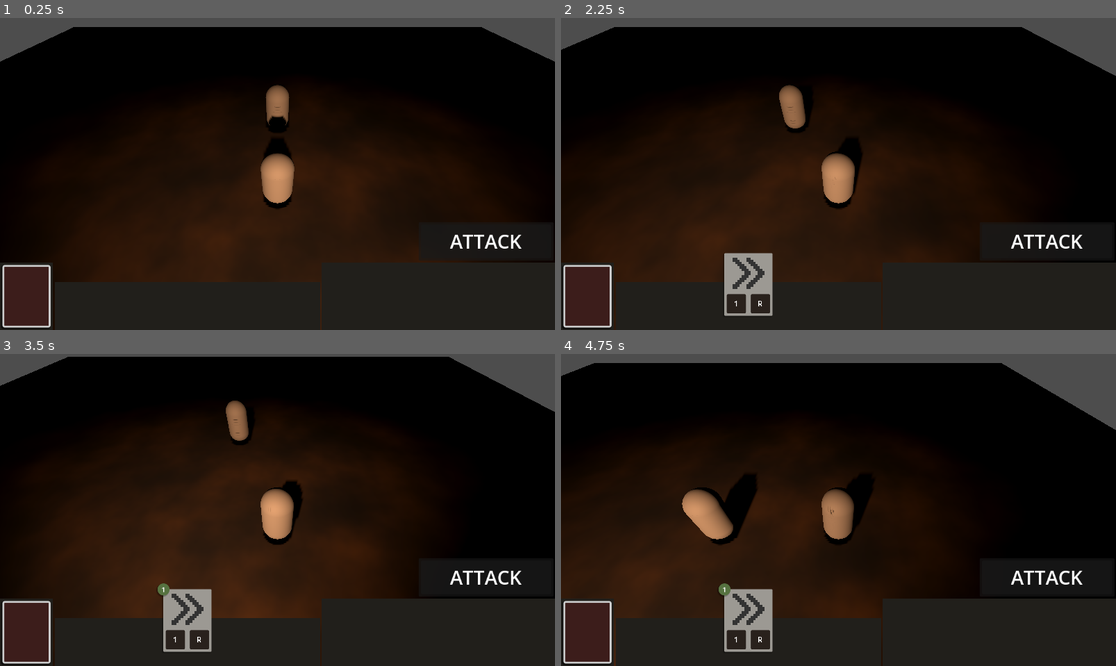
Above: before the commit, frames 1-4 (two rows, left to right).
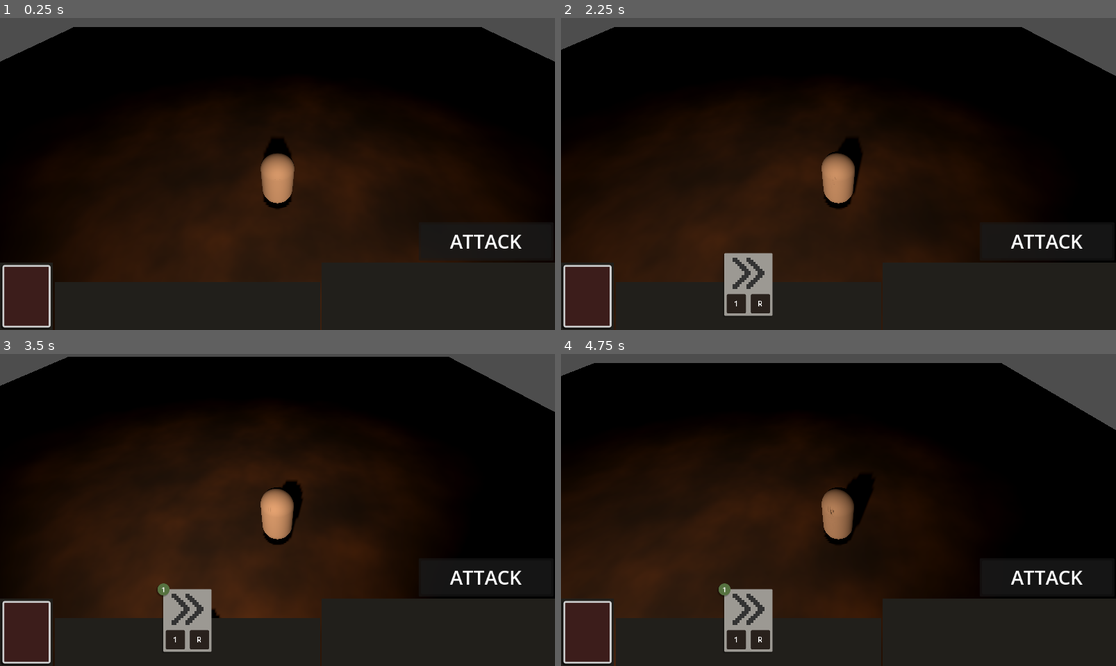
Above: after the commit, the same moments.

Repository: horsewaffle/game-off-2026
Game: Godot game, scene res://scenes/game_space.tscn
Two runs of this game, one before a commit and one after it. Both use one fixed random seed, a clock stepped at 60 frames per second and the inputs below.
Inputs (mouse positions are in pixels of both pictures, inside the frame that each line leads up to):
- Up to frame 1 (0.25 s): no input
- Up to frame 2 (2.25 s): click (588, 295) at 0.52 s; click "ATTACK" at 1.25 s; tap Enter at 2 s; move the mouse to (749, 292) at 2.02 s; hold D (MOVE_RIGHT) from 2.03 s (still down); click (749, 292) at 2.17 s
- Up to frame 3 (3.5 s): tap Space at 2.75 s; move the mouse to (166, 525) at 2.77 s; release D (MOVE_RIGHT) at 2.78 s; hold S (MOVE_DOWN) from 2.78 s (still down)
- Up to frame 4 (4.75 s): tap Enter at 3.5 s; move the mouse to (894, 441) at 3.52 s; release S (MOVE_DOWN) at 3.53 s; hold D (MOVE_RIGHT) 3.53-4.28 s; tap Space at 4.25 s; move the mouse to (810, 572) at 4.27 s; hold W (MOVE_UP) from 4.28 s (still down); click (810, 572) at 4.42 s

The runs differ from the first frame. In frame 1, 0.6% of the frame differs, in the area x 47-53%, y 21-37%; in frame 2, 0.6%; in frame 3, 0.5%; in frame 4, 1.7%, in the area x 21-36%, y 38-62%.

Commit message:
Move Enemy to PackedScene, add health bar

Diff:
--- /dev/null
+++ b/scenes/entities/enemy.tscn
@@ -0,0 +1,30 @@
+[gd_scene format=3 uid="uid://ddmjca6gc1ubb"]
+
+[ext_resource type="Script" uid="uid://kgnjrstpy2hr" path="res://scripts/enemies/enemy.gd" id="1_7p1mj"]
+[ext_resource type="Script" uid="uid://bdn4vsm6xhyes" path="res://scenes/health_bar.gd" id="2_md0e3"]
+
+[sub_resource type="CapsuleShape3D" id="CapsuleShape3D_md0e3"]
+
+[sub_resource type="CapsuleMesh" id="CapsuleMesh_4ra3w"]
+
+[node name="Enemy" type="Node3D" unique_id=773698424 groups=["turn_listener"]]
+script = ExtResource("1_7p1mj")
+
+[node name="HealthBar" type="ProgressBar" parent="." unique_id=535465418]
+offset_right = 200.0
+offset_bottom = 27.0
+show_percentage = false
+script = ExtResource("2_md0e3")
+
+[node name="Enemy" type="CharacterBody3D" parent="." unique_id=82716815]
+transform = Transform3D(1, 0, 0, 0, 1, 0, 0, 0, 1, 0, 1, 0)
+
+[node name="CollisionShape3D" type="CollisionShape3D" parent="Enemy" unique_id=1615241017]
+transform = Transform3D(0.5, 0, 0, 0, 0.5, 0, 0, 0, 0.5, 0, -0.5, 0)
+shape = SubResource("CapsuleShape3D_md0e3")
+
+[node name="MeshInstance3D" type="MeshInstance3D" parent="Enemy/CollisionShape3D" unique_id=326111098]
+mesh = SubResource("CapsuleMesh_4ra3w")
+
+[node name="Camera3D" type="Camera3D" parent="." unique_id=1666385156]
+transform = Transform3D(1, 0, 0, 0, 1, 0, 0, 0, 1, 0, 0.5958173, 7.059069)
--- a/scenes/game_space.tscn
+++ b/scenes/game_space.tscn
@@ -5,17 +5,13 @@
 [ext_resource type="PackedScene" uid="uid://cqq23kba0bdcu" path="res://scenes/ui/world_ui.tscn" id="2_t0a4j"]
 [ext_resource type="Script" uid="uid://cbmes3pgcbs1c" path="res://scripts/player/player_controller.gd" id="3_7fcka"]
 [ext_resource type="Script" uid="uid://drixa8fwn4rp3" path="res://scenes/board.gd" id="3_rcshh"]
-[ext_resource type="Script" uid="uid://kgnjrstpy2hr" path="res://scripts/enemies/enemy.gd" id="5_i7v7t"]
+[ext_resource type="PackedScene" uid="uid://ddmjca6gc1ubb" path="res://scenes/entities/enemy.tscn" id="6_t0a4j"]
 
 [sub_resource type="PlaneMesh" id="PlaneMesh_hrkyq"]
 
 [sub_resource type="CapsuleShape3D" id="CapsuleShape3D_hrkyq"]
 
 [sub_resource type="CapsuleMesh" id="CapsuleMesh_hrkyq"]
-
-[sub_resource type="CapsuleShape3D" id="CapsuleShape3D_gk75q"]
-
-[sub_resource type="CapsuleMesh" id="CapsuleMesh_sfeay"]
 
 [node name="GameSpace" type="Node3D" unique_id=1892350279 groups=["turn_listener"]]
 script = ExtResource("1_7fcka")
@@ -52,13 +48,5 @@
 [node name="Board" type="Node3D" parent="." unique_id=1067589739]
 script = ExtResource("3_rcshh")
 
-[node name="Enemy" type="CharacterBody3D" parent="." unique_id=265865041 groups=["turn_listener"]]
-transform = Transform3D(1, 0, 0, 0, 1, 0, 0, 0, 1, 0, 1, -2)
-script = ExtResource("5_i7v7t")
-
-[node name="CollisionShape3D" type="CollisionShape3D" parent="Enemy" unique_id=175742111]
-transform = Transform3D(0.5, 0, 0, 0, 0.5, 0, 0, 0, 0.5, 0, -0.5, 0)
-shape = SubResource("CapsuleShape3D_gk75q")
-
-[node name="MeshInstance3D" type="MeshInstance3D" parent="Enemy/CollisionShape3D" unique_id=815762483]
-mesh = SubResource("CapsuleMesh_sfeay")
+[node name="Enemy" parent="." unique_id=773698424 instance=ExtResource("6_t0a4j")]
+transform = Transform3D(1, 0, 0, 0, 1, 0, 0, 0, 1, 0, 0, 3)
--- /dev/null
+++ b/scenes/health_bar.gd
@@ -0,0 +1,31 @@
+extends ProgressBar
+
+var camera: Camera3D
+
+@onready
+var parent_enemy: Enemy = get_parent()
+
+# Called when the node enters the scene tree for the first time.
+func _ready() -> void:
+	camera = get_viewport().get_camera_3d()
+	if parent_enemy.fightable != null:
+		initialise_health_bar()
+	else:
+		visible = false
+
+
+func initialise_health_bar() -> void:
+	camera = get_viewport().get_camera_3d()
+	max_value = parent_enemy.fightable.health
+	value = parent_enemy.fightable.health
+	parent_enemy.fightable.health_updated.connect(_on_health_updated)
+	visible = true
+
+# Called every frame. 'delta' is the elapsed time since the previous frame.
+func _process(delta: float) -> void:
+	var screen_pos = camera.unproject_position(get_parent().global_position + Vector3(0, 1.5, 0))
+	global_position = screen_pos
+	global_position += Vector2(-get_rect().size.x / 2, 0)
+
+func _on_health_updated(new_health: int):
+	value = new_health
--- a/scripts/enemies/enemy.gd
+++ b/scripts/enemies/enemy.gd
@@ -4,10 +4,11 @@
 @onready var board = $"../Board"
 
 func _ready() -> void:
-	fightable = Fightable.new(1, 20, 5, 1)
+	fightable = Fightable.new(20, 20, 5, 1)
 	# (health, attack, defence, mult)
 
 	fightable.dead.connect(_on_death)
+	$"HealthBar".initialise_health_bar()
 
 func _on_death() -> void:
 	print(self, " died!")
--- a/scripts/entities/capabilities/fightable.gd
+++ b/scripts/entities/capabilities/fightable.gd
@@ -5,6 +5,8 @@
 var attack: int
 var defence: int
 var mult: float
+
+signal health_updated(new_health: int)
 signal dead
 
 func _init(
@@ -31,5 +33,6 @@
 	self.health -= min(self.health, processed_amount)
 	print(self.health, " remaining")
 
+	health_updated.emit(self.health)
 	if death_check():
 		dead.emit()
--- a/scripts/player/player_controller.gd
+++ b/scripts/player/player_controller.gd
@@ -14,7 +14,7 @@
 
 # Called when the node enters the scene tree for the first time.
 func _ready() -> void:
-	fightable = Fightable.new(200, 25, 10, 2.0)
+	fightable = Fightable.new(200, 5, 10, 2.0)
 	# (health, attack, defence, mult)
 
 	if (board != null):
Not shown, added: scenes/health_bar.gd.uid
